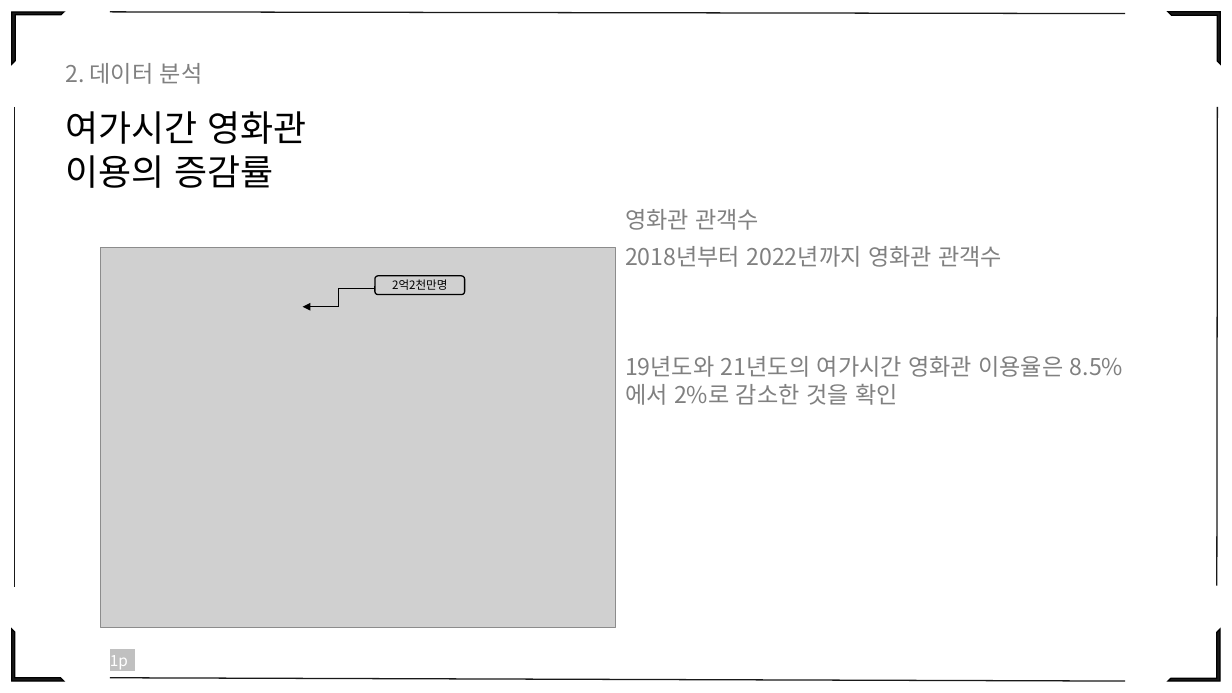
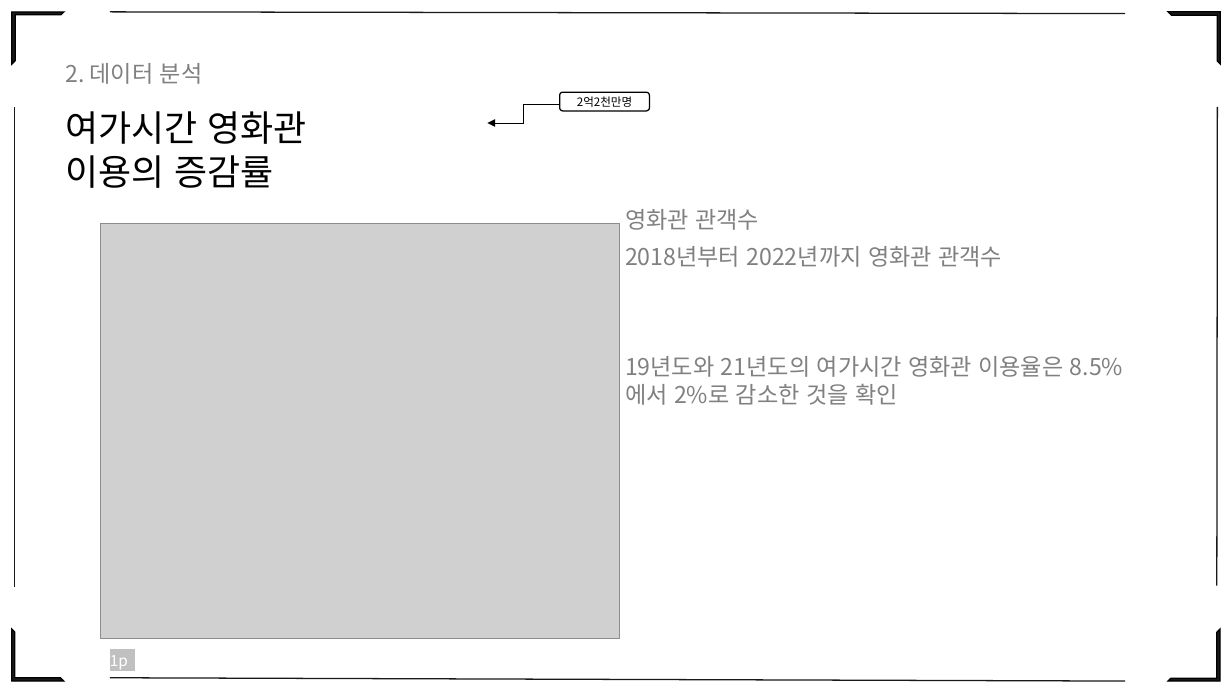
Before and after one commit to eesomin/midproject, a slide deck: slide 21 of jdh1/PPT_0_TEAM2.pptx (slide 10 before the commit). Drawn at 1232x693 pixels with LibreOffice and Linux fonts; fonts in the diff are those of the drawing; grey boxes stand for pictures. Boxes give left, top, right and bottom in pixels: in the first picture for what was removed or moved away, otherwise in the second. Text is boxed around its words. In the diff, an @@ line names an element or a change of style, - is before the commit and + after.

```diff
--- a/jdh1/PPT_0_TEAM2.pptx
+++ b/jdh1/PPT_0_TEAM2.pptx
@@ elbow arrow moved from (375, 288) - (303, 307) to (560, 104) - (488, 123) @@
@@ rounded rectangle "2억2천만명": place and size @@
-rounded rectangle "2억2천만명" at (375,276,465,295)
+rounded rectangle "2억2천만명" at (560,92,650,111)
@@ picture: place and size @@
-picture at (101,248,616,628)
+picture at (101,224,619,639)
```
Also in this commit, not shown: 11 other slides changed, 9 slides added, 6 other files.
